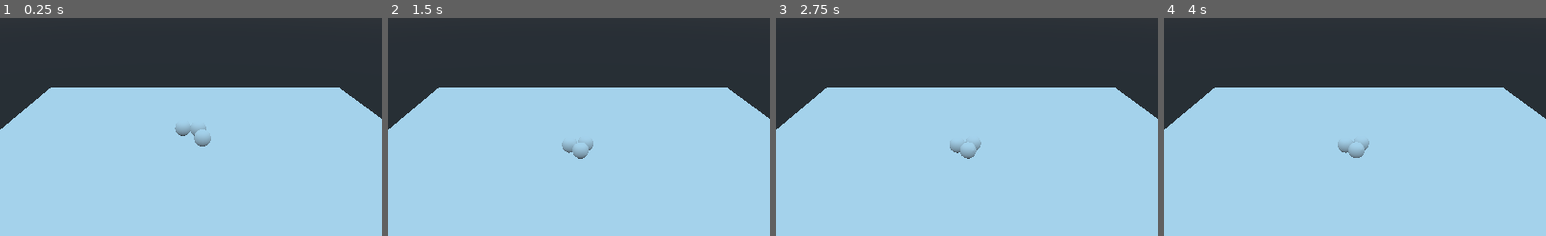
Above: before the commit, frames 1-4 (left to right).
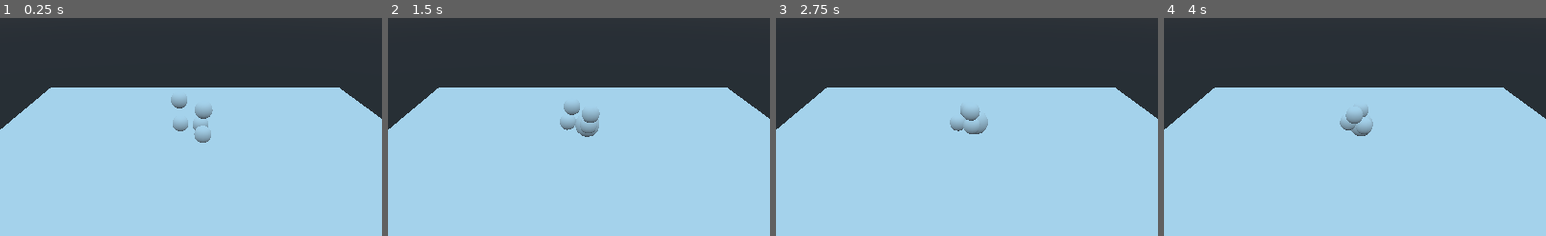
Above: after the commit, the same moments.

Repository: bentles/Particles
Game: Godot game, scene res://TestWorld.tscn
Two runs of this game, one before a commit and one after it. Both use one fixed random seed, a clock stepped at 60 frames per second and the inputs below.
Inputs:
- Up to frame 1 (0.25 s): no input
- Up to frame 2 (1.5 s): no input
- Up to frame 3 (2.75 s): no input
- Up to frame 4 (4 s): tap Enter at 2.75 s
The pictures show only the part of the screen within x 26-76%, y 12-61%; the shares and areas given below are measured in that part.

The runs differ from the first frame. In frame 1, 1.0% of the frame differs, in the area x 44-56%, y 35-59%; in frame 2, 1.2%, in the area x 45-56%, y 38-65%; in frame 3, 0.9%; in frame 4, 0.9%.

Commit message:
randomly resizing balls

Diff:
--- a/Particle/Particle.gd
+++ b/Particle/Particle.gd
@@ -10,7 +10,7 @@
 const action_seconds = 0.5
 var action_elapsed_seconds = action_seconds
 
-const size_factor = 0.5;
+const size_factor = 0.25;
 
 const State = { STATE_IDLE = 0, STATE_EXPANDING = 1, STATE_EXPANDED = 3, STATE_CONTRACTING = 2}
 
@@ -35,8 +35,11 @@
 	elif state == State.STATE_EXPANDING:
 		size_state = percent
 
-	var size = 1 + size_factor * size_state
+	var size = 0.5 + size_factor * size_state
 	# figure out how to scale properly
+
+	$CollisionShape.shape.radius = size
+	$Body.radius = size
 
 func _expand():
 	_act(State.STATE_IDLE, State.STATE_EXPANDING)
@@ -44,9 +47,10 @@
 func _contract():
 	_act(State.STATE_EXPANDED, State.STATE_CONTRACTING)
 
-# var rng = RandomNumberGenerator.new()
+var rng = RandomNumberGenerator.new()
 # Called when the node enters the scene tree for the first time.
 func _ready():
+	rng.randomize()
 	pass
 
 func _process_state(delta):
@@ -69,7 +73,14 @@
 
 	_resize_model()
 
-
+	rand_time += delta;
+	if rand_time > 1:
+		rand_time = 0
+		var action = rng.randf()
+		if action < 0.2:
+			_expand()
+		elif action < 0.4:
+			_contract()
 
 	# assume for now all particles are the same mass so i just pick a
 	# value for G*m1*m2
--- a/Particle/Particle.tscn
+++ b/Particle/Particle.tscn
@@ -1,24 +1,145 @@
 [gd_scene load_steps=5 format=2]
 
-[ext_resource path="res://Particle/Particle.gd" type="Script" id=1]
+[sub_resource type="PhysicsMaterial" id=5]
 
-[sub_resource type="PhysicsMaterial" id=3]
+[sub_resource type="GDScript" id=6]
+script/source = "extends RigidBody
 
-[sub_resource type="SphereShape" id=1]
+# Declare member variables here.
+var vel3 = Vector3.ZERO
+export var fmass = 1
 
-[sub_resource type="SphereShape" id=2]
+# maybe can make these asymmetric later if it makes things cooler
+const cooldown_seconds = 0.5
+var cooldown_elapsed_seconds = cooldown_seconds
+const action_seconds = 0.5
+var action_elapsed_seconds = action_seconds
+
+const size_factor = 0.25;
+
+const State = { STATE_IDLE = 0, STATE_EXPANDING = 1, STATE_EXPANDED = 3, STATE_CONTRACTING = 2}
+
+var state = State.STATE_IDLE
+
+func _act(from_state, to_state):
+	if state == from_state && cooldown_elapsed_seconds >= cooldown_seconds:
+		state = to_state
+		action_elapsed_seconds = 0
+		cooldown_elapsed_seconds = 0
+
+func _resize_model():
+	var percent = action_elapsed_seconds / action_seconds
+	var size_state = 0
+
+	if state == State.STATE_EXPANDED:
+		size_state = 1
+	elif state == State.STATE_IDLE:
+		size_state = 0
+	elif state == State.STATE_CONTRACTING:
+		size_state = (1 - percent)
+	elif state == State.STATE_EXPANDING:
+		size_state = percent
+
+	var size = 0.5 + size_factor * size_state
+	# figure out how to scale properly
+
+	$CollisionShape.shape.radius = size
+	$Body.radius = size
+
+func _expand():
+	_act(State.STATE_IDLE, State.STATE_EXPANDING)
+
+func _contract():
+	_act(State.STATE_EXPANDED, State.STATE_CONTRACTING)
+
+var rng = RandomNumberGenerator.new()
+# Called when the node enters the scene tree for the first time.
+func _ready():
+	rng.randomize()
+	pass
+
+func _process_state(delta):
+	# TODO: might need to think about order here
+	if state == State.STATE_EXPANDING || state == State.STATE_CONTRACTING:
+		action_elapsed_seconds += delta
+		if action_elapsed_seconds >= action_seconds:
+			action_elapsed_seconds = action_seconds
+			state = State.STATE_IDLE if state == State.STATE_CONTRACTING else State.STATE_EXPANDED
+		return
+	if (state == State.STATE_IDLE || state == State.STATE_EXPANDED) && \\
+	cooldown_elapsed_seconds < cooldown_seconds:
+		cooldown_elapsed_seconds += delta
+
+var rand_time = 0;
+# Called every frame. 'delta' is the elapsed time since the previous frame.
+func _process(delta):
+
+	_process_state(delta)
+
+	_resize_model()
+
+	rand_time += delta;
+	if rand_time > 1:
+		rand_time = 0
+		var action = rng.randf()
+		if action < 0.2:
+			_expand()
+		elif action < 0.4:
+			_contract()
+
+	# assume for now all particles are the same mass so i just pick a
+	# value for G*m1*m2
+
+
+	var gmm = 5.0
+
+	var overlapping = $InfluenceArea.get_overlapping_bodies()
+	var totalInstAcc = Vector3.ZERO;
+
+	for body in overlapping:
+		if body != self: #not myself lol
+			var bodylist = [body.global_transform.origin]
+			if body.is_in_group(\"Muscle\"):
+				bodylist = body.get_offsets()
+				for body3 in bodylist:
+					var rsq = self.global_transform.origin.distance_squared_to(body3)
+					var r3 = self.global_transform.origin.direction_to(body3)
+
+					var acc3 = r3 * (body.fmass * self.fmass)/(rsq)
+					totalInstAcc -= acc3 #repel the middle of the muscle
+
+			var biggestEffect = Vector3.ZERO
+			for body3 in bodylist:
+				var rsq = self.global_transform.origin.distance_squared_to(body3)
+				var r3 = self.global_transform.origin.direction_to(body3)
+				var acc3 = r3 * (gmm * body.fmass * self.fmass)/(rsq)
+				if acc3.length_squared() > biggestEffect.length_squared():
+					biggestEffect = acc3
+
+			totalInstAcc += biggestEffect
+	self.add_central_force(totalInstAcc)
+
+
+
+"
+
+[sub_resource type="SphereShape" id=4]
+resource_local_to_scene = true
+radius = 0.5
+
+[sub_resource type="SphereShape" id=3]
 radius = 0.52
 
-[node name="Particle" type="RigidBody" groups=["Particle"]]
+[node name="Particle" type="RigidBody" groups=[
+"Particle",
+]]
 collision_mask = 19
-mass = 0.25
-physics_material_override = SubResource( 3 )
+physics_material_override = SubResource( 5 )
 angular_damp = 0.5
-script = ExtResource( 1 )
+script = SubResource( 6 )
 
 [node name="CollisionShape" type="CollisionShape" parent="."]
-transform = Transform( 0.5, 0, 0, 0, 0.5, 0, 0, 0, 0.5, 0, 0, 0 )
-shape = SubResource( 1 )
+shape = SubResource( 4 )
 
 [node name="Body" type="CSGSphere" parent="."]
 radius = 0.5
--- a/TestWorld.tscn
+++ b/TestWorld.tscn
@@ -30,3 +30,9 @@
 
 [node name="Particle3" parent="." instance=ExtResource( 1 )]
 transform = Transform( 1, 0, 0, 0, 1, 0, 0, 0, 1, 0, 2.64662, 0 )
+
+[node name="Particle4" parent="." instance=ExtResource( 1 )]
+transform = Transform( 1, 0, 0, 0, 1, 0, 0, 0, 1, 0, 4.21345, 1.64946 )
+
+[node name="Particle5" parent="." instance=ExtResource( 1 )]
+transform = Transform( 1, 0, 0, 0, 1, 0, 0, 0, 1, -1.35048, 4.21345, 0 )
Not shown: 1 places in Particle/Particle.tscn that only renumber resources
